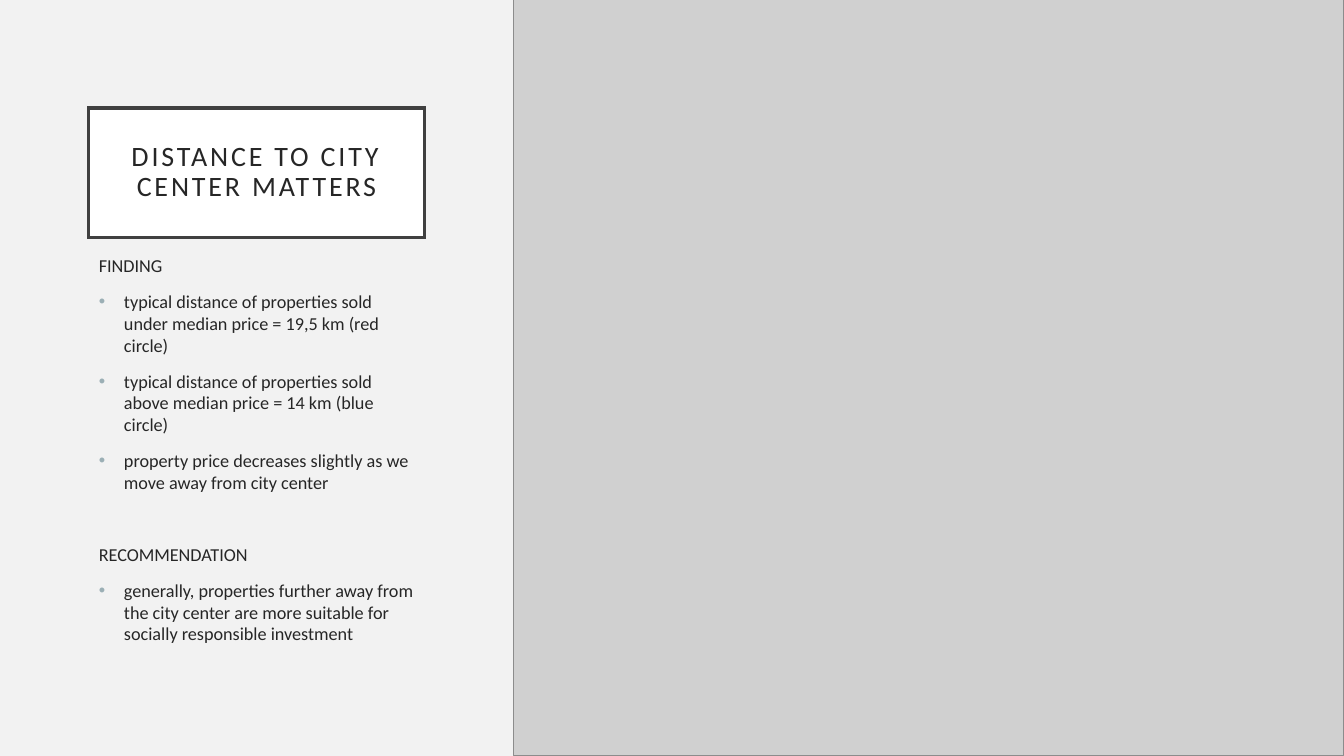
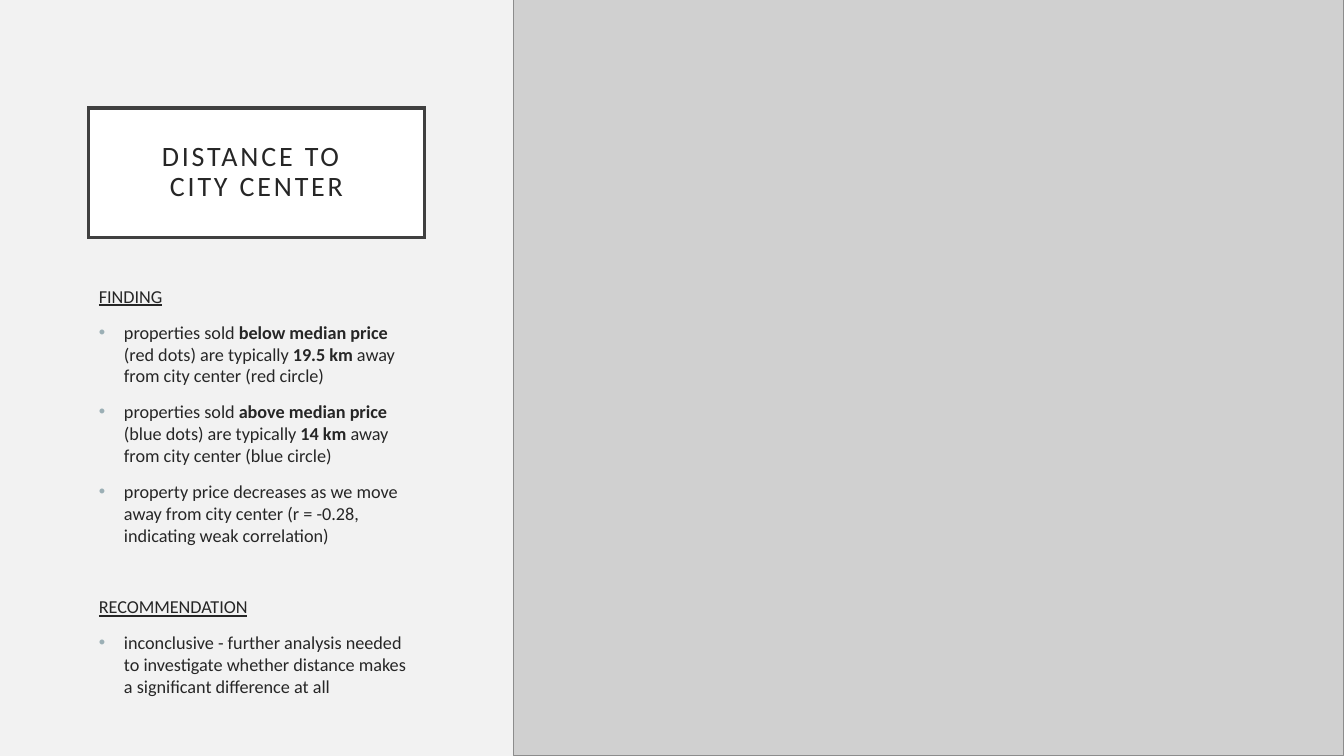
Before and after one commit to shnitzle/eda_project, a slide deck: slide 5 of mjr_folder/presentation/Presentation_Properties_Erin_Robinson.pptx. Drawn at 1344x756 pixels with LibreOffice and Linux fonts; fonts in the diff are those of the drawing; grey boxes stand for pictures. Boxes give left, top, right and bottom in pixels: in the first picture for what was removed or moved away, otherwise in the second. Text is boxed around its words. In the diff, an @@ line names an element or a change of style, - is before the commit and + after.

Commit message:
PPT

```diff
--- a/mjr_folder/presentation/Presentation_Properties_Erin_Robinson.pptx
+++ b/mjr_folder/presentation/Presentation_Properties_Erin_Robinson.pptx
@@ title at (164, 148, 339, 385): text changed @@
-DISTANCE TO CITY CENTER MATTERS
+DISTANCE TO
+CITY CENTER
@@ text "FINDING": place and size @@
-text "FINDING" at (99, 260, 413, 643)
+text "FINDING" at (99, 291, 406, 696)
@@ text at (99, 291, 248, 617): underline on in "FINDING", "RECOMMENDATION" @@
@@ text at (124, 326, 398, 545): text changed @@
-• typical distance of properties sold under median price = 19,5 km (red circle)
-• typical distance of properties sold above median price = 14 km (blue circle)
-• property price decreases slightly as we move away from city center
+• properties sold below median price (red dots) are typically 19.5 km away from city center (red circle)
+• properties sold above median price (blue dots) are typically 14 km away from city center (blue circle)
+• property price decreases as we move away from city center (r = -0.28, indicating weak correlation)
@@ text at (124, 636, 406, 696): text changed @@
-• generally, properties further away from the city center are more suitable for socially responsible investment
+• inconclusive - further analysis needed to investigate whether distance makes a significant difference at all
```
Also in this commit, not shown: 6 other slides changed, 1 slide added, 1 slide removed, 5 other files.
